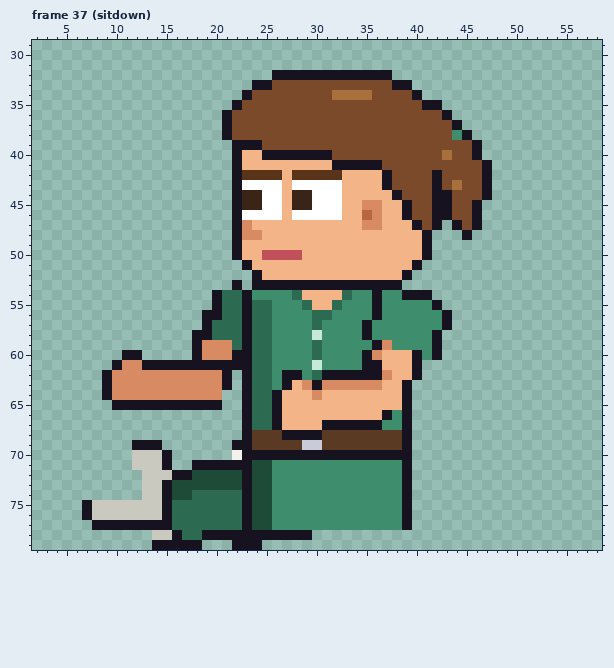
Pixel-art file -- sprites/clients/client_brandt_left_anim.aseprite. That is the earlier state.
64x80 pixels, 129 frames. Shown: frame 37 (sitdown): x 2..58, y 29..79. The commit also changed other frames, which this record leaves out.
After the commit:
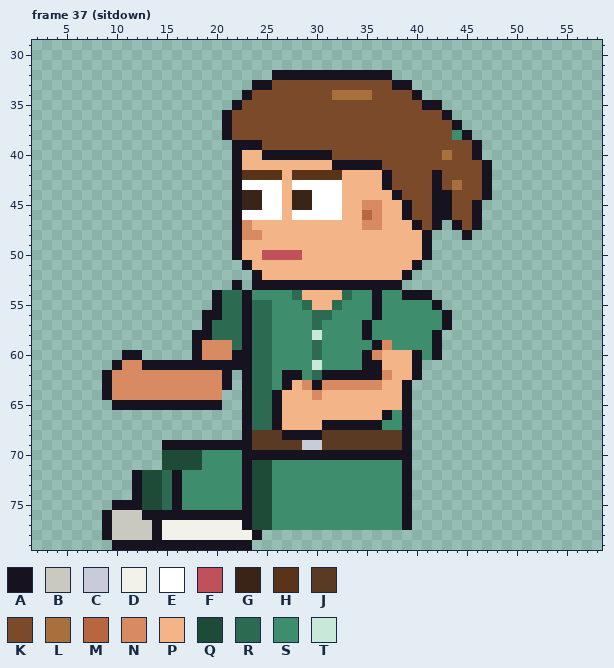
Palette (. is transparent): A #17121f  B #c9c9c0  C #c8ccd8  D #f2f2ea  E #ffffff  F #c0505a  G #3a2418  H #5a3418  J #5a3a22  K #7a4a2a  L #a8703c  M #b8663f  N #d88a62  P #f3b488  Q #1e4a38  R #2c6a52  S #3e8e6e  T #c8e8d8
The exact change:
Frame 37 (sitdown), layers "Pants", "Shoes":
y 69: x 12..21 AAA....... -> ...AAAAAAA
y 70: x 12..22 BBBA......D -> ...QQQQSSSS
y 71: x 12..22 BBBA..AAAAA -> ...QQQQSSSS
y 72: x 12..15 .BBB -> AQQR; x 17..22 AQQQQQ -> SSSSSS
y 73: x 12..22 .BBAQQQQQQQ -> AQQRASSSSSS
y 74: x 12..22 .BBAQQRRRRR -> AQQRASSSSSS
y 75: x 7..22 ABBBBBBBARRRRRRR -> ...AAAQQRASSSSSS
y 76: x 7..9 ABB -> ..A; x 13..14 BB -> AA; x 16..22 RRRRRRR -> AAAAAAA
y 77: x 8 A -> .; x 10..13 AAAA -> BBBB; x 15..22 ARRRRRRR -> DDDDDDDD
y 78: x 9..23 .....BBARRAAAAA -> ABBBBADDDDDDDDD; x 25..29 AAAAA -> .....
y 79: x 10..13 .... -> AAAA; x 19..21 ... -> AAA; x 24 A -> .
Where, in picture pixels (left, top, right, bottom), the same in both pictures:
changed: (82, 440, 312, 550)
